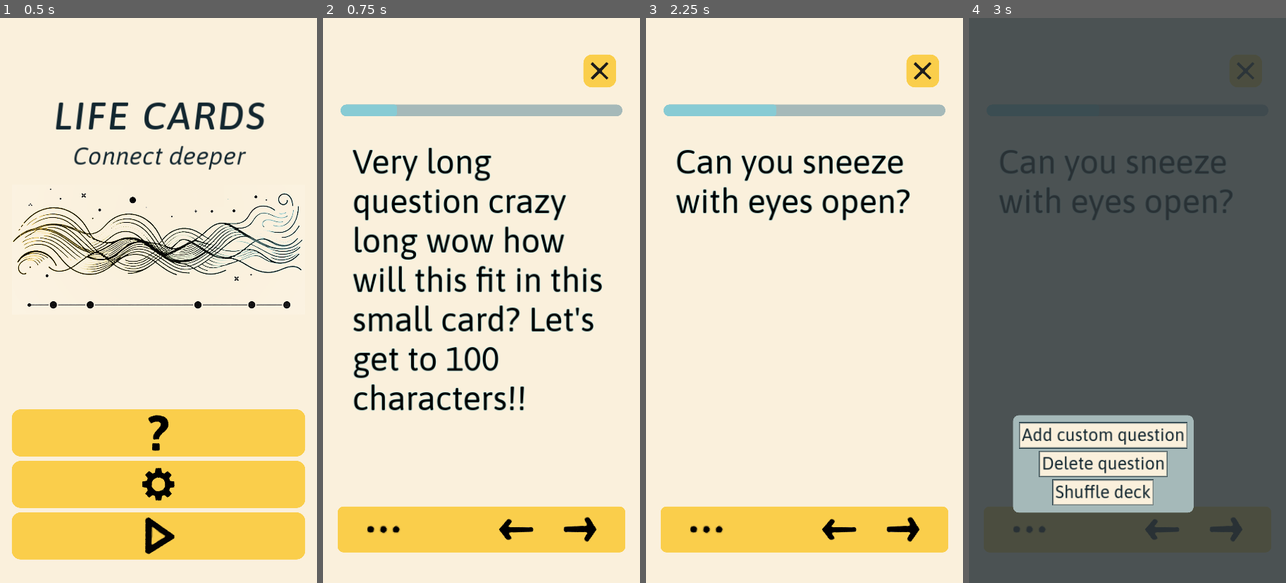
Above: before the commit, frames 1-4 (left to right).
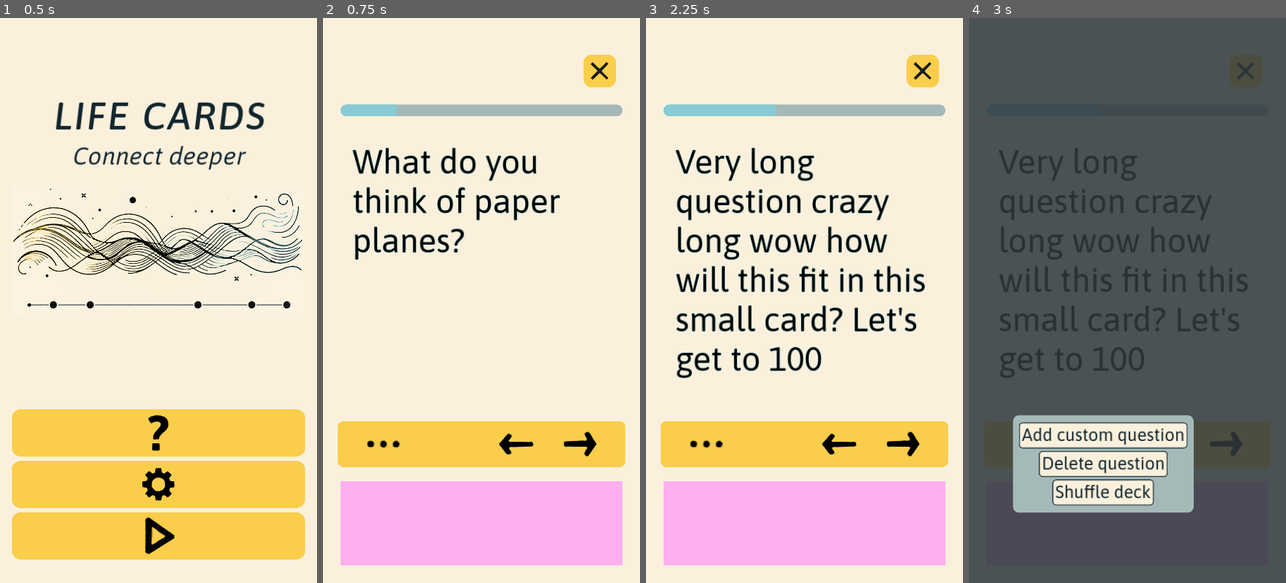
Above: after the commit, the same moments.

Repository: edoartworks/LifeCards
Game: Godot game, scene res://Game/screen_main.tscn
Two runs of this game, one before a commit and one after it. Both use one fixed random seed, a clock stepped at 60 frames per second and the inputs below.
Inputs (mouse positions are in pixels of both pictures, inside the frame that each line leads up to; where the layout moved, square brackets give the same spot in the first picture):
- Up to frame 1 (0.5 s): no input
- Up to frame 2 (0.75 s): click (481, 537) at 0.5 s
- Up to frame 3 (2.25 s): click (804, 537) at 1.25 s; click (902, 441) [902, 532] at 2 s
- Up to frame 4 (3 s): click (1029, 441) [1029, 532] at 2.75 s

Frame 1 is identical in both runs. In frame 2, 30% of the frame differs, in the area x 4-96%, y 22-97%; in frame 3, 29%; in frame 4, 5.2%.

Commit message:
Added settings screen + support android back button
also improved debug mode

Diff:
--- a/Game/Globals/Global.gd
+++ b/Game/Globals/Global.gd
@@ -1,25 +1,35 @@
 extends Node
 
-var QUESTIONS_FILE_PATH = "res://Data/DEBUG_questions.txt"
-#var QUESTIONS_FILE_PATH = "res://Data/questions.txt"
+var DEBUG_MODE = true
+
+var QUESTIONS_FILE_PATH = "res://Data/questions.txt"
 var QUESTIONS_USER_FILE_PATH = "user://questions.txt"
 
 var QUESTIONS: Array[String] = []
 var CURRENT_QUESTION_IDX = 0
 
-# DEBUG
-var RESET_USER_QUESTIONS = true
+var DEBUG_QS_FILE_PATH = "res://Data/DEBUG_questions.txt"
+var DEBUG_RESET_USR_QS = false
 var DEBUG_LOG = ""
 
+
 func _ready() -> void:
+	if DEBUG_MODE:
+		QUESTIONS_FILE_PATH = DEBUG_QS_FILE_PATH
+		DEBUG_RESET_USR_QS = true
+		if OS.get_name() == "Windows":
+			set_half_resolution()
+
 	copy_questions_to_user_file()
 	load_questions()
 
 	SignalBus.shuffle_deck.connect(shuffle_deck)
 
-	# DEBUG
-	if OS.get_name() == "Windows":
-		set_half_resolution()
+
+func _notification(what: int) -> void:
+	match what:
+		NOTIFICATION_WM_GO_BACK_REQUEST:
+			SignalBus.android_back_request.emit()
 
 
 func read_text_file(file_path) -> Array[String]:
@@ -39,7 +49,7 @@
 func load_questions() -> void:
 	QUESTIONS = read_text_file(QUESTIONS_USER_FILE_PATH)
 	if QUESTIONS.size() > 0:
-		pass#shuffle_deck()
+		shuffle_deck()
 	else:
 		debug("No questions loaded.")
 
@@ -49,7 +59,7 @@
 
 
 func copy_questions_to_user_file() -> void:
-	if not FileAccess.file_exists(QUESTIONS_USER_FILE_PATH) or RESET_USER_QUESTIONS:
+	if not FileAccess.file_exists(QUESTIONS_USER_FILE_PATH) or DEBUG_RESET_USR_QS:
 		var file = FileAccess.open(QUESTIONS_FILE_PATH, FileAccess.READ)
 		if not file:
 			debug(str("Failed to open res file: ", QUESTIONS_FILE_PATH))
--- a/Game/Globals/SignalBus.gd
+++ b/Game/Globals/SignalBus.gd
@@ -3,7 +3,7 @@
 # Ignore must be used on every line
 # Until this is implemented https://github.com/godotengine/godot/pull/76020
 @warning_ignore("unused_signal")
-signal card_menu_add_question_pressed
+signal show_add_question_screen
 
 @warning_ignore("unused_signal")
 signal hide_add_question_screen
@@ -33,7 +33,13 @@
 signal help_screen_exit_pressed
 
 @warning_ignore("unused_signal")
+signal settings_screen_exit_pressed
+
+@warning_ignore("unused_signal")
 signal card_swipe_left
 
 @warning_ignore("unused_signal")
 signal card_swipe_right
+
+@warning_ignore("unused_signal")
+signal android_back_request
--- a/Game/card_menu.gd
+++ b/Game/card_menu.gd
@@ -2,7 +2,7 @@
 
 
 func _on_btn_add_q_pressed() -> void:
-	SignalBus.card_menu_add_question_pressed.emit()
+	SignalBus.show_add_question_screen.emit()
 
 
 func _on_btn_delete_q_pressed() -> void:
--- a/Game/screen_card.gd
+++ b/Game/screen_card.gd
@@ -16,13 +16,15 @@
 	CARD = get_node(card_path)
 	MENU_OVERLAY = get_node(menu_overlay_path)
 	PROG_BAR = get_node(prog_bar_path)
-	DEBUG_LOG = get_node(debug_log_lbl_path)
-	DEBUG_SCROLL = DEBUG_LOG.get_parent()
+	if Global.DEBUG_MODE:
+		DEBUG_LOG = get_node(debug_log_lbl_path)
+		DEBUG_SCROLL = DEBUG_LOG.get_parent()
+		DEBUG_SCROLL.visible = true
 
 	SignalBus.card_swipe_left.connect(_on_btn_fwd_pressed)
 	SignalBus.card_swipe_right.connect(_on_btn_back_pressed)
 
-	SignalBus.card_menu_add_question_pressed.connect(_on_card_menu_add_question_pressed)
+	SignalBus.show_add_question_screen.connect(_on_card_menu_add_question_pressed)
 	SignalBus.new_question_added.connect(_on_new_question_added)
 	SignalBus.current_question_deleted.connect(_on_current_question_deleted)
 	SignalBus.shuffle_deck.connect(_on_deck_shuffled)
@@ -34,11 +36,12 @@
 
 
 func _process(_delta: float) -> void:
-	# Update debug log
-	if DEBUG_LOG.text == Global.DEBUG_LOG:
-		return
-	DEBUG_LOG.text = Global.DEBUG_LOG
-	call_deferred("_scroll_to_bottom")
+	if Global.DEBUG_MODE:
+		# Update debug log
+		if DEBUG_LOG.text == Global.DEBUG_LOG:
+			return
+		DEBUG_LOG.text = Global.DEBUG_LOG
+		call_deferred("_debug_scroll_to_bottom")
 
 
 func change_card_fwd() -> bool:
@@ -61,6 +64,10 @@
 		return false
 
 
+func refresh_card_text() -> void:
+	CARD.set_card_text(Global.QUESTIONS[Global.CURRENT_QUESTION_IDX])
+
+
 func _on_btn_fwd_pressed() -> void:
 	if change_card_fwd():
 		PROG_BAR.value += 1
@@ -71,7 +78,7 @@
 		PROG_BAR.value -= 1
 
 
-func _scroll_to_bottom():
+func _debug_scroll_to_bottom():
 	DEBUG_SCROLL.scroll_vertical = DEBUG_SCROLL.get_v_scroll_bar().max_value
 
 
@@ -113,9 +120,5 @@
 	refresh_card_text()
 
 
-func refresh_card_text() -> void:
-	CARD.set_card_text(Global.QUESTIONS[Global.CURRENT_QUESTION_IDX])
-
-
 func _on_btn_exit_pressed() -> void:
 	SignalBus.card_screen_exit_pressed.emit()
--- a/Game/screen_help.tscn
+++ b/Game/screen_help.tscn
@@ -30,22 +30,22 @@
 theme_override_constants/margin_left = 60
 theme_override_constants/margin_right = 60
 
-[node name="cont_menu" type="VBoxContainer" parent="BG/MarginContainer"]
+[node name="cont_main" type="VBoxContainer" parent="BG/MarginContainer"]
 layout_mode = 2
 theme_override_constants/separation = 15
 
-[node name="lbl_title" type="Label" parent="BG/MarginContainer/cont_menu"]
+[node name="lbl_title" type="Label" parent="BG/MarginContainer/cont_main"]
 layout_mode = 2
 theme_type_variation = &"Label_Title"
 text = "LIFE CARDS"
 horizontal_alignment = 1
 vertical_alignment = 1
 
-[node name="spacer4" type="Control" parent="BG/MarginContainer/cont_menu"]
+[node name="spacer4" type="Control" parent="BG/MarginContainer/cont_main"]
 custom_minimum_size = Vector2(0, 10)
 layout_mode = 2
 
-[node name="help_text" type="Label" parent="BG/MarginContainer/cont_menu"]
+[node name="help_text" type="Label" parent="BG/MarginContainer/cont_main"]
 custom_minimum_size = Vector2(0, 100)
 layout_mode = 2
 theme_type_variation = &"Label_Body"
@@ -63,26 +63,26 @@
 and your own boundaries."
 autowrap_mode = 3
 
-[node name="spacer5" type="Control" parent="BG/MarginContainer/cont_menu"]
+[node name="spacer5" type="Control" parent="BG/MarginContainer/cont_main"]
 custom_minimum_size = Vector2(0, 10)
 layout_mode = 2
 size_flags_vertical = 3
 
-[node name="HBoxContainer" type="HBoxContainer" parent="BG/MarginContainer/cont_menu"]
+[node name="HBoxContainer" type="HBoxContainer" parent="BG/MarginContainer/cont_main"]
 layout_mode = 2
 
-[node name="spacer" type="Control" parent="BG/MarginContainer/cont_menu/HBoxContainer"]
+[node name="spacer" type="Control" parent="BG/MarginContainer/cont_main/HBoxContainer"]
 layout_mode = 2
 size_flags_horizontal = 3
 
-[node name="btn_exit" type="Button" parent="BG/MarginContainer/cont_menu/HBoxContainer"]
+[node name="btn_exit" type="Button" parent="BG/MarginContainer/cont_main/HBoxContainer"]
 layout_mode = 2
 theme_type_variation = &"Button_Icon_BG"
 icon = ExtResource("1_7ut6m")
 
-[node name="spacer2" type="Control" parent="BG/MarginContainer/cont_menu/HBoxContainer"]
+[node name="spacer2" type="Control" parent="BG/MarginContainer/cont_main/HBoxContainer"]
 layout_mode = 2
 size_flags_horizontal = 3
 size_flags_stretch_ratio = 0.02
 
-[connection signal="pressed" from="BG/MarginContainer/cont_menu/HBoxContainer/btn_exit" to="." method="_on_btn_exit_pressed"]
+[connection signal="pressed" from="BG/MarginContainer/cont_main/HBoxContainer/btn_exit" to="." method="_on_btn_exit_pressed"]
--- a/Game/screen_main.gd
+++ b/Game/screen_main.gd
@@ -6,6 +6,8 @@
 var SCREEN_CARD: Node = null
 @export var screen_help_path: NodePath
 var SCREEN_HELP: Node = null
+@export var screen_settings_path: NodePath
+var SCREEN_SETTINGS: Node = null
 
 
 func _ready():
@@ -13,17 +15,26 @@
 	SCREEN_ADD_Q = get_node(screen_add_q_path)
 	SCREEN_CARD = get_node(screen_card_path)
 	SCREEN_HELP = get_node(screen_help_path)
+	SCREEN_SETTINGS = get_node(screen_settings_path)
+
 	SignalBus.main_menu_play_pressed.connect(show_card_screen)
 	SignalBus.card_screen_exit_pressed.connect(hide_card_screen)
 	SignalBus.main_menu_help_pressed.connect(show_help_screen)
 	SignalBus.help_screen_exit_pressed.connect(hide_help_screen)
-	SignalBus.card_menu_add_question_pressed.connect(show_add_question_screen)
+	SignalBus.main_menu_settings_pressed.connect(show_settings_screen)
+	SignalBus.settings_screen_exit_pressed.connect(hide_settings_screen)
+
+	SignalBus.android_back_request.connect(_on_android_back_request)
+
+	SignalBus.show_add_question_screen.connect(show_add_question_screen)
 	SignalBus.hide_add_question_screen.connect(hide_add_question_screen)
 
 	SCREEN_ADD_Q.process_mode = Node.PROCESS_MODE_DISABLED
 	SCREEN_CARD.process_mode = Node.PROCESS_MODE_DISABLED
 
+
 func show_add_question_screen():
+	# disable low_processor_mode to allow fancy animation
 	ProjectSettings.set_setting("application/run/low_processor_mode", false)
 	SCREEN_ADD_Q.process_mode = Node.PROCESS_MODE_INHERIT
 	SCREEN_ADD_Q.visible = true
@@ -43,6 +54,7 @@
 func hide_card_screen():
 	SCREEN_CARD.visible = false
 	SCREEN_CARD.process_mode = Node.PROCESS_MODE_DISABLED
+	SCREEN_CARD.MENU_OVERLAY.visible = false
 
 
 func show_help_screen():
@@ -51,3 +63,40 @@
 
 func hide_help_screen():
 	SCREEN_HELP.visible = false
+
+
+func show_settings_screen():
+	SCREEN_SETTINGS.visible = true
+
+
+func hide_settings_screen():
+	SCREEN_SETTINGS.visible = false
+
+
+func _on_android_back_request():
+	var layers = get_tree().current_scene.get_children()
+	var highest_visible_layer_node = null
+	var highest_visible_layer = -1
+
+	for node in layers:
+		if node.visible and node.layer > highest_visible_layer:
+			highest_visible_layer = node.layer
+			highest_visible_layer_node = node
+
+	if highest_visible_layer_node and highest_visible_layer > 1:
+		match highest_visible_layer_node:
+			SCREEN_ADD_Q:
+				hide_add_question_screen()
+			SCREEN_CARD:
+				hide_card_screen()
+			SCREEN_HELP:
+				hide_help_screen()
+			SCREEN_SETTINGS:
+				hide_settings_screen()
+
+
+
+# DEBUG
+func _input(event):
+	if event.is_action_pressed("back"):
+		_on_android_back_request()
--- a/Game/screen_main.tscn
+++ b/Game/screen_main.tscn
@@ -1,16 +1,18 @@
-[gd_scene load_steps=6 format=3 uid="uid://f0xnalit6yck"]
+[gd_scene load_steps=7 format=3 uid="uid://f0xnalit6yck"]
 
 [ext_resource type="Script" path="res://Game/screen_main.gd" id="1_7ymd8"]
 [ext_resource type="PackedScene" uid="uid://misl3tfjpq0x" path="res://Game/screen_card.tscn" id="1_e5ns8"]
 [ext_resource type="PackedScene" uid="uid://ktkatts3phbm" path="res://Game/screen_add_question.tscn" id="2_b2ui6"]
 [ext_resource type="PackedScene" uid="uid://cwnlvil864wbg" path="res://Game/screen_help.tscn" id="3_xdku1"]
 [ext_resource type="PackedScene" uid="uid://do5i6g52xs23h" path="res://Game/screen_main_menu.tscn" id="4_7ncln"]
+[ext_resource type="PackedScene" uid="uid://c8ds5p7u08cgn" path="res://Game/screen_settings.tscn" id="4_a44py"]
 
 [node name="screen_main" type="CanvasLayer"]
 script = ExtResource("1_7ymd8")
 screen_add_q_path = NodePath("screen_add_question")
 screen_card_path = NodePath("screen_card")
 screen_help_path = NodePath("screen_help")
+screen_settings_path = NodePath("screen_settings")
 
 [node name="screen_main_menu" parent="." instance=ExtResource("4_7ncln")]
 
@@ -18,11 +20,15 @@
 layer = 2
 visible = false
 
+[node name="screen_settings" parent="." instance=ExtResource("4_a44py")]
+layer = 3
+visible = false
+
 [node name="screen_card" parent="." instance=ExtResource("1_e5ns8")]
-layer = 3
+layer = 4
 visible = false
 metadata/_edit_use_anchors_ = true
 
 [node name="screen_add_question" parent="." instance=ExtResource("2_b2ui6")]
-layer = 4
+layer = 5
 visible = false
--- /dev/null
+++ b/Game/screen_settings.gd
@@ -0,0 +1,9 @@
+extends CanvasLayer
+
+
+func _on_btn_exit_pressed() -> void:
+	SignalBus.settings_screen_exit_pressed.emit()
+
+
+func _on_btn_add_q_pressed() -> void:
+	SignalBus.show_add_question_screen.emit()
--- /dev/null
+++ b/Game/screen_settings.tscn
@@ -0,0 +1,77 @@
+[gd_scene load_steps=3 format=3 uid="uid://c8ds5p7u08cgn"]
+
+[ext_resource type="Script" path="res://Game/screen_settings.gd" id="1_hu3bw"]
+[ext_resource type="Texture2D" uid="uid://cfveb17qyderm" path="res://Art/icon_confirm.png" id="2_nu078"]
+
+[node name="screen_settings" type="CanvasLayer"]
+script = ExtResource("1_hu3bw")
+
+[node name="BG" type="Panel" parent="."]
+anchors_preset = 15
+anchor_right = 1.0
+anchor_bottom = 1.0
+grow_horizontal = 2
+grow_vertical = 2
+metadata/_edit_use_anchors_ = true
+
+[node name="MarginContainer" type="MarginContainer" parent="BG"]
+layout_mode = 1
+anchors_preset = -1
+anchor_left = 0.5
+anchor_top = 0.133
+anchor_right = 0.5
+anchor_bottom = 1.0
+offset_left = -540.0
+offset_top = 0.639999
+offset_right = 540.0
+offset_bottom = -80.0
+grow_horizontal = 2
+grow_vertical = 0
+theme_override_constants/margin_left = 60
+theme_override_constants/margin_right = 60
+
+[node name="cont_main" type="VBoxContainer" parent="BG/MarginContainer"]
+layout_mode = 2
+theme_override_constants/separation = 15
+
+[node name="lbl_title" type="Label" parent="BG/MarginContainer/cont_main"]
+layout_mode = 2
+theme_type_variation = &"Label_Title"
+text = "SETTINGS"
+horizontal_alignment = 1
+vertical_alignment = 1
+
+[node name="spacer4" type="Control" parent="BG/MarginContainer/cont_main"]
+custom_minimum_size = Vector2(0, 10)
+layout_mode = 2
+size_flags_vertical = 3
+
+[node name="btn_add_q" type="Button" parent="BG/MarginContainer/cont_main"]
+layout_mode = 2
+size_flags_horizontal = 4
+theme_type_variation = &"Button_Text_Menu"
+text = "Add custom question"
+
+[node name="spacer5" type="Control" parent="BG/MarginContainer/cont_main"]
+custom_minimum_size = Vector2(0, 60)
+layout_mode = 2
+
+[node name="HBoxContainer" type="HBoxContainer" parent="BG/MarginContainer/cont_main"]
+layout_mode = 2
+
+[node name="spacer" type="Control" parent="BG/MarginContainer/cont_main/HBoxContainer"]
+layout_mode = 2
+size_flags_horizontal = 3
+
+[node name="btn_exit" type="Button" parent="BG/MarginContainer/cont_main/HBoxContainer"]
+layout_mode = 2
+theme_type_variation = &"Button_Icon_BG"
+icon = ExtResource("2_nu078")
+
+[node name="spacer2" type="Control" parent="BG/MarginContainer/cont_main/HBoxContainer"]
+layout_mode = 2
+size_flags_horizontal = 3
+size_flags_stretch_ratio = 0.02
+
+[connection signal="pressed" from="BG/MarginContainer/cont_main/btn_add_q" to="." method="_on_btn_add_q_pressed"]
+[connection signal="pressed" from="BG/MarginContainer/cont_main/HBoxContainer/btn_exit" to="." method="_on_btn_exit_pressed"]
--- a/project.godot
+++ b/project.godot
@@ -12,9 +12,10 @@
 
 config/name="LifeCards"
 run/main_scene="res://Game/screen_main.tscn"
+config/quit_on_go_back=false
 config/features=PackedStringArray("4.3", "Mobile")
 run/low_processor_mode=true
-config/icon="res://icon.svg"
+config/icon="res://Art/app_icon.png"
 
 [autoload]
 
@@ -41,6 +42,11 @@
 "events": [Object(InputEventMouseButton,"resource_local_to_scene":false,"resource_name":"","device":-1,"window_id":0,"a …(253 unchanged characters)…
 ]
 }
+back={
+"deadzone": 0.5,
+"events": [Object(InputEventKey,"resource_local_to_scene":false,"resource_name":"","device":0,"window_id":0,"alt_pressed":false,"shift_pressed":false,"ctrl_pressed":false,"meta_pressed":false,"pressed":false,"keycode":0,"physical_keycode":4194308,"key_label":0,"unicode":0,"location":0,"echo":false,"script":null)
+]
+}
 
 [input_devices]
 
Binary file added: Art/app_icon.png
Not shown, added: Art/app_icon.png.import
Binary file changed: Art/th_custom01.theme
Not shown, changed: Data/questions.txt
Not shown, changed: Exports/lifecards.apk
Not shown, changed: Exports/lifecards.apk.idsig
